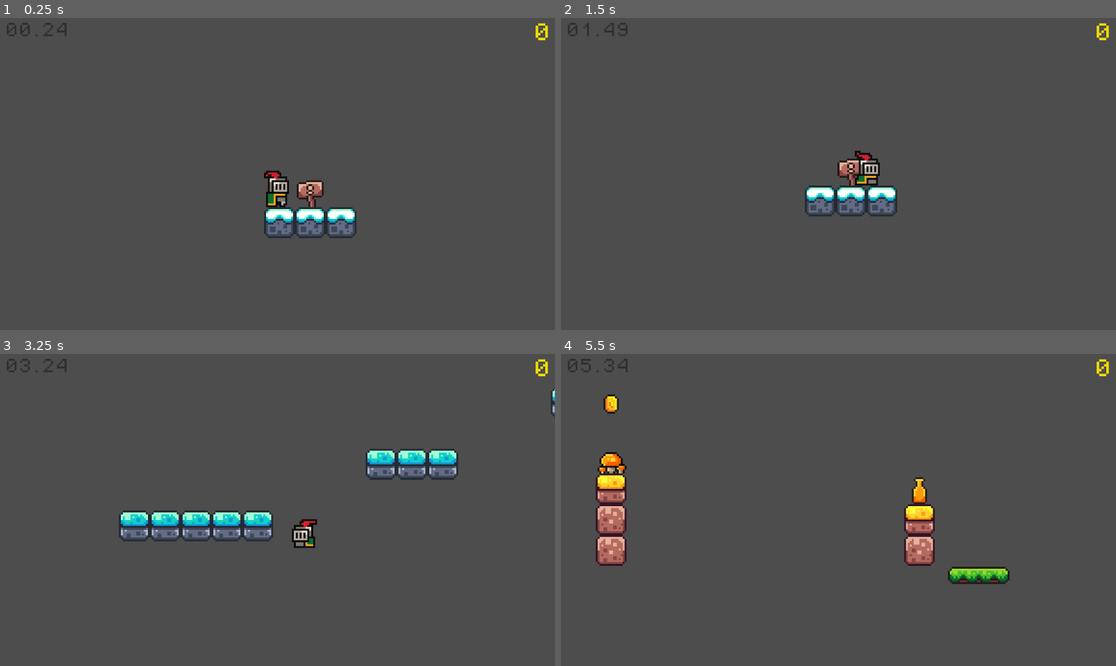
Above: before the commit, frames 1-4 (two rows, left to right).
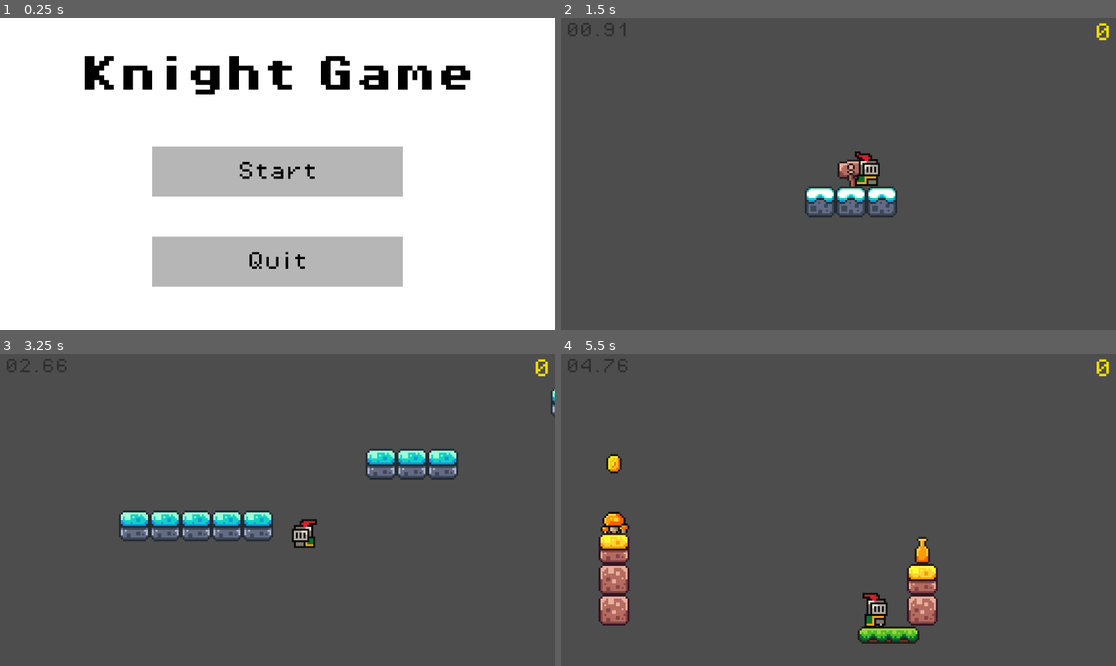
Above: after the commit, the same moments.

Repository: JamjellyOW/first-game
Game: Godot game, scene res://Scenes/main_menu.tscn
Same seed, same stepped clock (60 frames per second), same inputs: the game is played once before the commit and once after it. Before the commit the project starts from res://Scenes/game.tscn.
Inputs (mouse positions are in pixels of both pictures, inside the frame that each line leads up to):
- Up to frame 1 (0.25 s): no input
- Up to frame 2 (1.5 s): click (838, 170) at 0.5 s, where only the run after the commit has a clickable "Start"; hold Right (move_right) from 1.28 s (still down)
- Up to frame 3 (3.25 s): tap Space (Jump) at 1.52, 2.27 s; release Right (move_right) at 2.78 s; hold Left (move_left) from 2.78 s (still down)
- Up to frame 4 (5.5 s): release Left (move_left) at 3.53 s; hold Right (move_right) 3.53-5 s; tap Space (Jump) at 3.77, 4.52 s; tap Escape (pause) at 4.9 s; click "Resume" at 5 s

The runs differ from the first frame. In frame 1, 100% of the frame differs, in the area x 0-100%, y 0-100%; in frame 2, 0.8%; in frame 3, less than 0.1%; in frame 4, 6.8%.

Commit message:
Main menu added
Added main menu. Improved pause menu, with quit button and main menu button

Diff:
--- /dev/null
+++ b/Scenes/main_menu.tscn
@@ -0,0 +1,69 @@
+[gd_scene load_steps=5 format=3 uid="uid://dspq5b5tdudo8"]
+
+[ext_resource type="Script" uid="uid://cqyiwvs3hq5u3" path="res://Scripts/main_menu.gd" id="1_1ehe0"]
+[ext_resource type="FontFile" uid="uid://dh7tu6qoepsbk" path="res://Assets/fonts/PixelOperator8-Bold.ttf" id="1_48xlc"]
+[ext_resource type="FontFile" uid="uid://dph00y4ualhge" path="res://Assets/fonts/PixelOperator8.ttf" id="2_1ehe0"]
+
+[sub_resource type="StyleBoxFlat" id="StyleBoxFlat_ce3w2"]
+bg_color = Color(0.517647, 0.517647, 0.517647, 0.596078)
+
+[node name="Main Menu" type="CanvasLayer"]
+script = ExtResource("1_1ehe0")
+
+[node name="ColorRect" type="ColorRect" parent="."]
+offset_right = 1152.0
+offset_bottom = 648.0
+
+[node name="Label" type="Label" parent="."]
+anchors_preset = 5
+anchor_left = 0.5
+anchor_right = 0.5
+offset_left = -410.0
+offset_top = 79.0
+offset_right = 410.0
+offset_bottom = 159.0
+grow_horizontal = 2
+size_flags_horizontal = 4
+theme_override_colors/font_color = Color(0, 0, 0, 1)
+theme_override_fonts/font = ExtResource("1_48xlc")
+theme_override_font_sizes/font_size = 80
+text = "Knight Game"
+
+[node name="StartButton" type="Button" parent="."]
+anchors_preset = 8
+anchor_left = 0.5
+anchor_top = 0.5
+anchor_right = 0.5
+anchor_bottom = 0.5
+offset_left = -260.0
+offset_top = -57.0
+offset_right = 260.0
+offset_bottom = 47.0
+grow_horizontal = 2
+grow_vertical = 2
+theme_override_colors/font_color = Color(0, 0, 0, 1)
+theme_override_fonts/font = ExtResource("2_1ehe0")
+theme_override_font_sizes/font_size = 40
+theme_override_styles/normal = SubResource("StyleBoxFlat_ce3w2")
+text = "Start"
+
+[node name="QuitButton" type="Button" parent="."]
+anchors_preset = 8
+anchor_left = 0.5
+anchor_top = 0.5
+anchor_right = 0.5
+anchor_bottom = 0.5
+offset_left = -260.0
+offset_top = 130.0
+offset_right = 260.0
+offset_bottom = 234.0
+grow_horizontal = 2
+grow_vertical = 2
+theme_override_colors/font_color = Color(0, 0, 0, 1)
+theme_override_fonts/font = ExtResource("2_1ehe0")
+theme_override_font_sizes/font_size = 40
+theme_override_styles/normal = SubResource("StyleBoxFlat_ce3w2")
+text = "Quit"
+
+[connection signal="pressed" from="StartButton" to="." method="_on_start_button_pressed"]
+[connection signal="pressed" from="QuitButton" to="." method="_on_quit_button_pressed"]
--- a/Scenes/pause_menu.tscn
+++ b/Scenes/pause_menu.tscn
@@ -5,7 +5,6 @@
 
 [node name="PauseMenu" type="CanvasLayer"]
 process_mode = 3
-visible = false
 script = ExtResource("1_k0w1u")
 
 [node name="ColorRect" type="ColorRect" parent="."]
@@ -14,14 +13,36 @@
 color = Color(0, 0, 0, 0.607843)
 
 [node name="Button" type="Button" parent="."]
-offset_left = 320.0
-offset_top = 208.0
-offset_right = 830.0
-offset_bottom = 434.0
-pivot_offset = Vector2(255, 113)
+offset_left = 394.0
+offset_top = 51.0
+offset_right = 745.0
+offset_bottom = 191.0
+size_flags_horizontal = 4
 theme_override_fonts/font = ExtResource("2_1och7")
-theme_override_font_sizes/font_size = 80
+theme_override_font_sizes/font_size = 56
 text = "Resume
 "
 
+[node name="MainMenu" type="Button" parent="."]
+offset_left = 394.0
+offset_top = 241.0
+offset_right = 745.0
+offset_bottom = 381.0
+size_flags_horizontal = 4
+theme_override_fonts/font = ExtResource("2_1och7")
+theme_override_font_sizes/font_size = 56
+text = "Main"
+
+[node name="Quit" type="Button" parent="."]
+offset_left = 394.0
+offset_top = 444.0
+offset_right = 745.0
+offset_bottom = 584.0
+size_flags_horizontal = 4
+theme_override_fonts/font = ExtResource("2_1och7")
+theme_override_font_sizes/font_size = 56
+text = "Quit"
+
 [connection signal="pressed" from="Button" to="." method="_on_button_pressed"]
+[connection signal="pressed" from="MainMenu" to="." method="_on_main_menu_pressed"]
+[connection signal="pressed" from="Quit" to="." method="_on_quit_pressed"]
--- /dev/null
+++ b/Scripts/main_menu.gd
@@ -0,0 +1,10 @@
+extends CanvasLayer
+
+
+func _on_start_button_pressed() -> void:
+	#print("Start")
+	get_tree().change_scene_to_file("res://Scenes/game.tscn")
+
+func _on_quit_button_pressed() -> void:
+	#print("Quit")
+	get_tree().quit()
--- a/Scripts/pause_menu.gd
+++ b/Scripts/pause_menu.gd
@@ -22,3 +22,10 @@
 func _on_button_pressed() -> void:
 	visible = false
 	get_tree().paused = false
+
+func _on_main_menu_pressed() -> void:
+	get_tree().paused = false
+	get_tree().change_scene_to_file("res://Scenes/main_menu.tscn")
+
+func _on_quit_pressed() -> void:
+	get_tree().quit()
--- a/project.godot
+++ b/project.godot
@@ -11,7 +11,7 @@
 [application]
 
 config/name="First Game"
-run/main_scene="uid://dj0xxvspkci8j"
+run/main_scene="uid://dspq5b5tdudo8"
 config/features=PackedStringArray("4.4", "Forward Plus")
 config/icon="res://icon.svg"
 
Not shown, added: Scripts/main_menu.gd.uid
